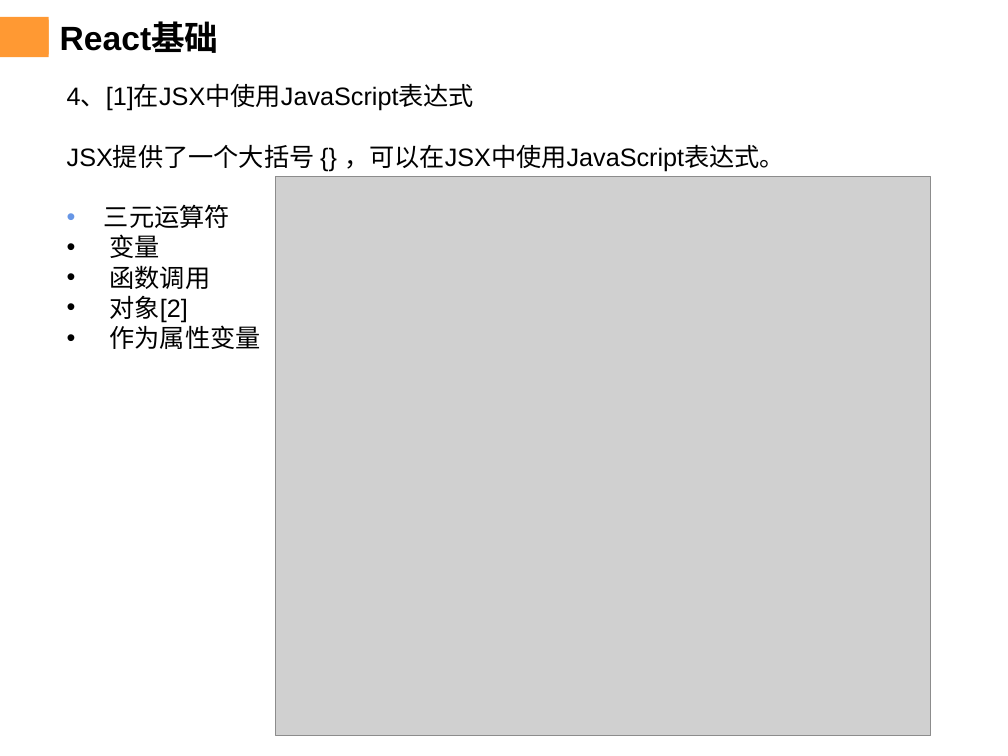
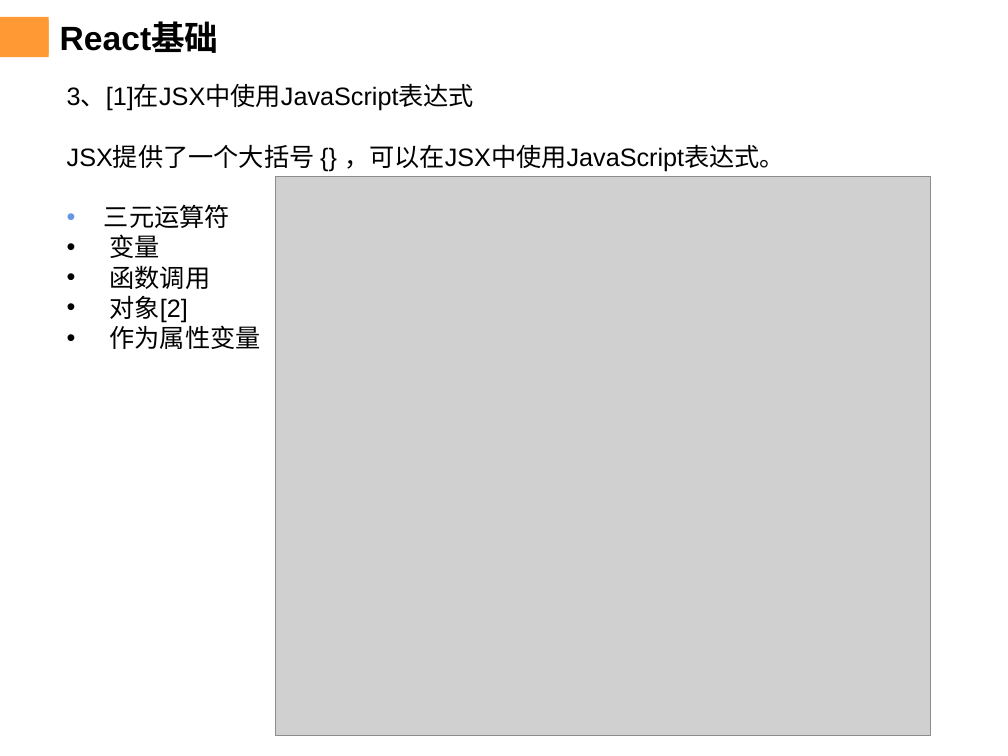
Before and after one commit to chenqiuli/JY_Peixun_1, a slide deck: slide 9 of PPT内容.pptx (slide 10 before the commit). Drawn at 1008x756 pixels with LibreOffice and Linux fonts; fonts in the diff are those of the drawing; grey boxes stand for pictures; background and template pictures are left out. Boxes give left, top, right and bottom in pixels: in the first picture for what was removed or moved away, otherwise in the second. Text is boxed around its words. In the diff, an @@ line names an element or a change of style, - is before the commit and + after.

```diff
--- a/PPT内容.pptx
+++ b/PPT内容.pptx
@@ text at (67,85,474,111): text changed @@
-4、[1]在JSX中使用JavaScript表达式
+3、[1]在JSX中使用JavaScript表达式
```
Also in this commit, not shown: 17 other slides changed, 1 slide added, 8 slides removed, 12 other files.
